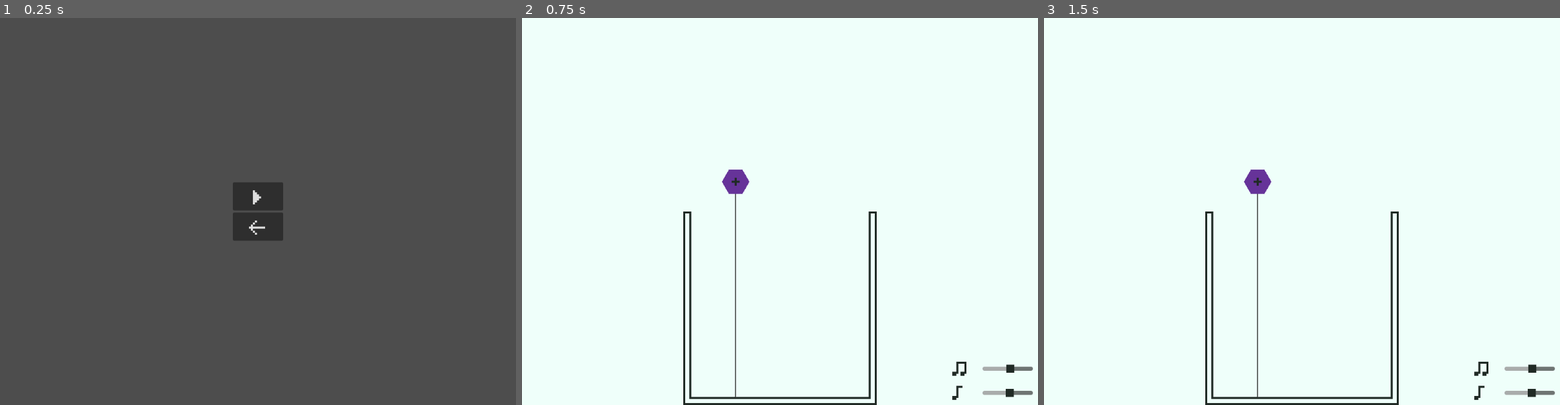
Above: before the commit, frames 1-3 (left to right).
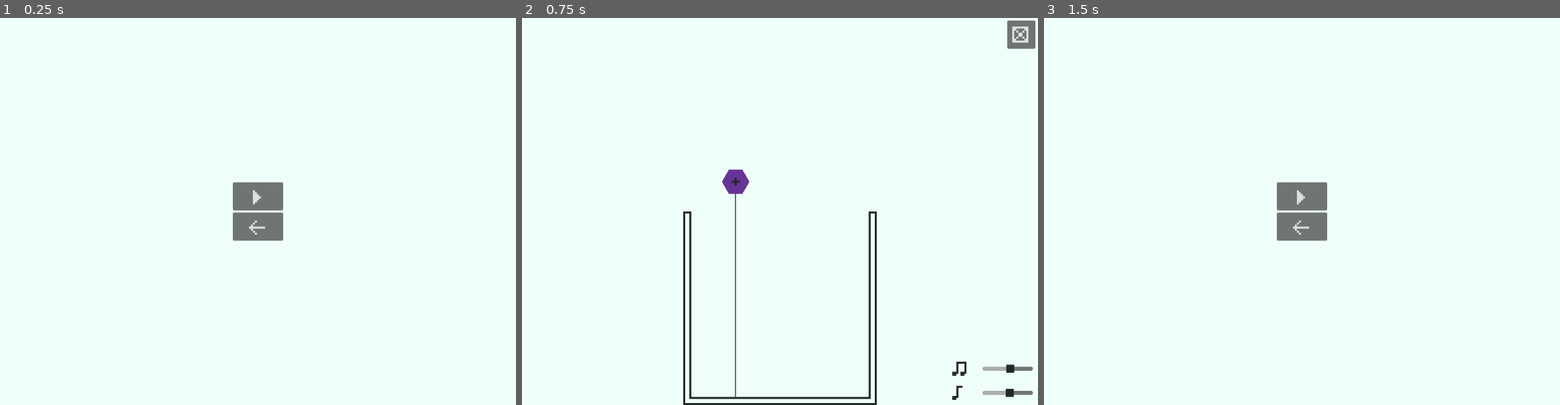
Above: after the commit, the same moments.

Repository: Silvester56/suikagon
Game: Godot game, scene res://scenes/main_menu.tscn
Two runs of this game, one before a commit and one after it. Both use one fixed random seed, a clock stepped at 60 frames per second and the inputs below.
Inputs (mouse positions are in pixels of both pictures, inside the frame that each line leads up to):
- Up to frame 1 (0.25 s): no input
- Up to frame 2 (0.75 s): click "M" at 0.5 s
- Up to frame 3 (1.5 s): click (1544, 33) at 1.25 s, where only the run after the commit has a clickable "Q"

The runs differ from the first frame. In frame 1, 100% of the frame differs, in the area x 0-100%, y 0-100%; in frame 2, 0.4%; in frame 3, 3.5%.

Commit message:
Improve UI

Diff:
--- a/scenes/game.tscn
+++ b/scenes/game.tscn
@@ -192,10 +192,19 @@
 bus = &"Music"
 parameters/looping = true
 
+[node name="Quit" type="Button" parent="."]
+offset_left = 963.0
+offset_top = 5.0
+offset_right = 1019.0
+offset_bottom = 61.0
+theme = ExtResource("6_rwg43")
+text = "Q"
+
 [connection signal="body_entered" from="Area2D" to="." method="_on_area_2d_body_entered"]
 [connection signal="body_exited" from="Area2D" to="." method="_on_area_2d_body_exited"]
 [connection signal="timeout" from="GameOverTimer" to="." method="_on_game_over_timer_timeout"]
 [connection signal="pressed" from="GameOverScreen/VBoxContainer/Retry" to="." method="_on_retry_pressed"]
 [connection signal="pressed" from="GameOverScreen/VBoxContainer/Quit" to="." method="_on_quit_pressed"]
+[connection signal="pressed" from="Quit" to="." method="_on_quit_pressed"]
 
 [editable path="SFXSlider"]
--- a/scenes/main_menu.tscn
+++ b/scenes/main_menu.tscn
@@ -11,6 +11,12 @@
 grow_horizontal = 2
 grow_vertical = 2
 script = ExtResource("1_fqm7m")
+
+[node name="ColorRect" type="ColorRect" parent="."]
+layout_mode = 0
+offset_right = 1024.0
+offset_bottom = 768.0
+color = Color(0.937255, 1, 0.980392, 1)
 
 [node name="VBoxContainer" type="VBoxContainer" parent="."]
 layout_mode = 1
